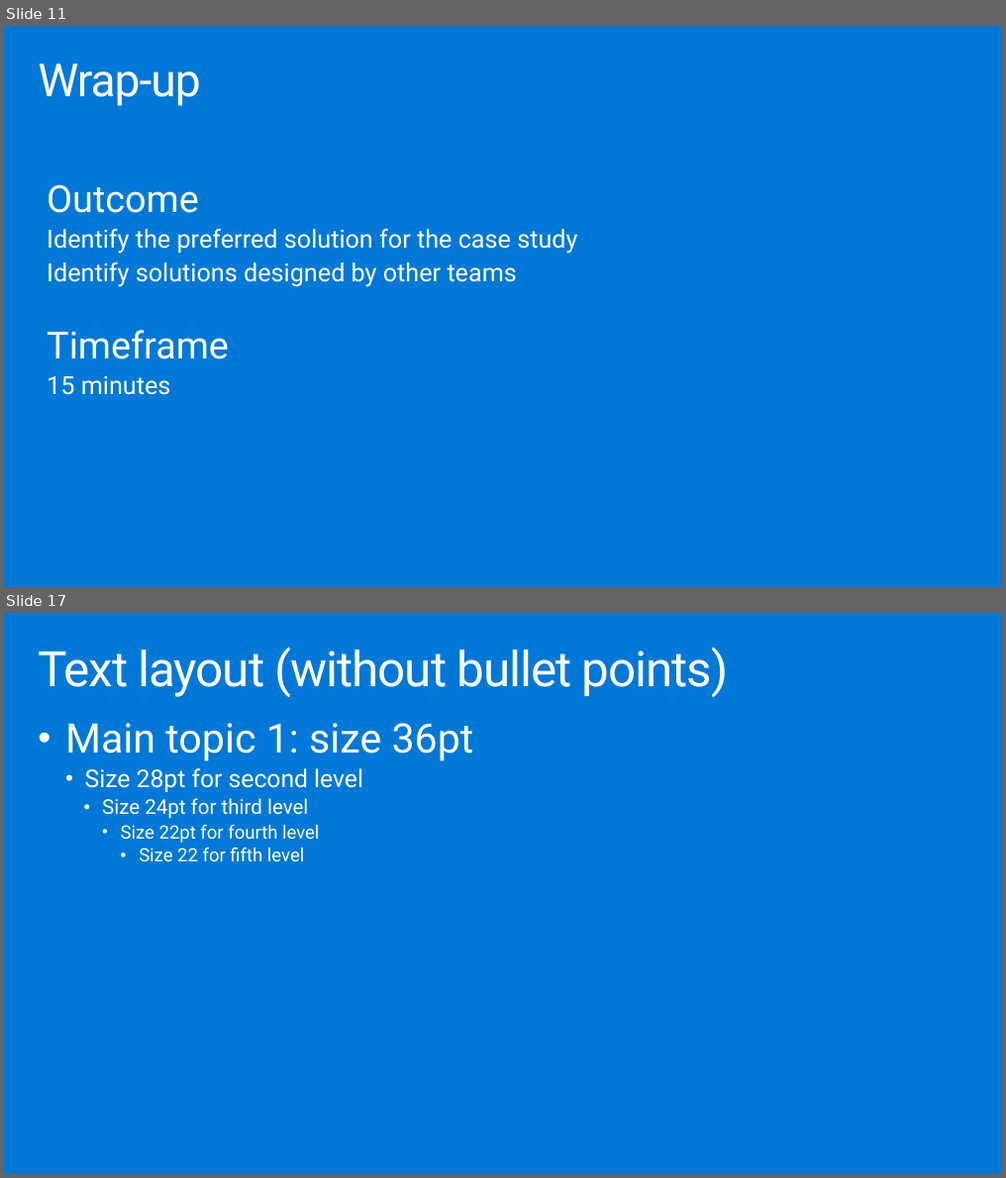
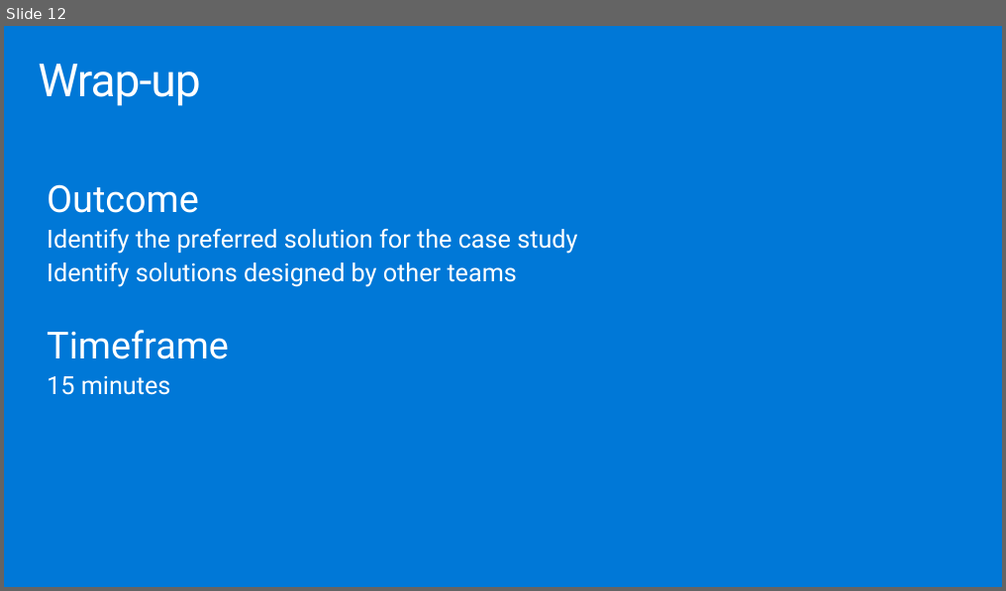
Before and after one commit to solliancenet/MCW-MLOps, a slide deck: Whiteboard design session/WDS trainer presentation - MLOps.pptx. Shown one above the other, each under a label of ours: slides 11 and 17 before the commit, slide 12 after it; the slides between them are not shown. The pictures are 1006x1178 and 1006x591 pixels, drawn with LibreOffice and Linux fonts; fonts in the diff are those of the drawing. Boxes give left, top, right and bottom in pixels: in the first picture for what was removed or moved away, otherwise in the second. Text is boxed around its words. In the diff, an @@ line names an element or a change of style, - is before the commit and + after.

```diff
--- a/Whiteboard design session/WDS trainer presentation - MLOps.pptx
+++ b/Whiteboard design session/WDS trainer presentation - MLOps.pptx
@@ slide 17 removed at box(4, 613, 1002, 1174), background #0078D7 @@
@@ title removed at box(38, 647, 729, 697) @@
-Text layout (without bullet points)
@@ text removed at box(65, 723, 474, 862) @@
-• Main topic 1: size 36pt
-  • Size 28pt for second level
-    • Size 24pt for third level
-      • Size 22pt for fourth level
-        • Size 22 for fifth level
@@ what was slide 11 is now slide 12 @@
```
Also in this commit, not shown: 1 slide changed, 24 slides added, 19 other slides removed, 1 other file.
